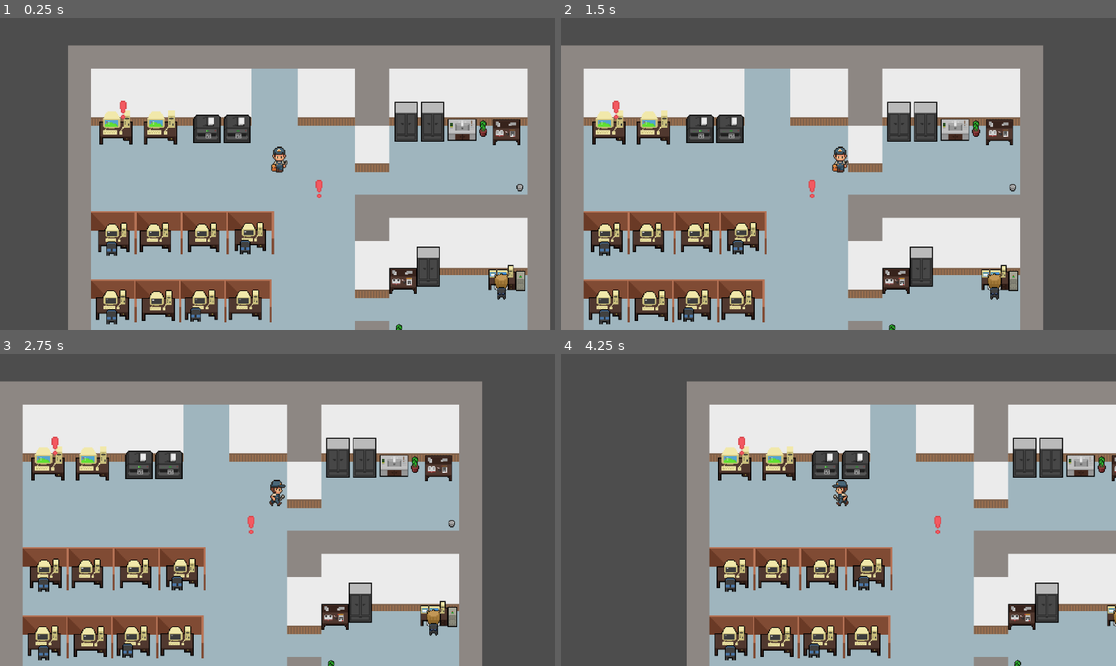
Above: before the commit, frames 1-4 (two rows, left to right).
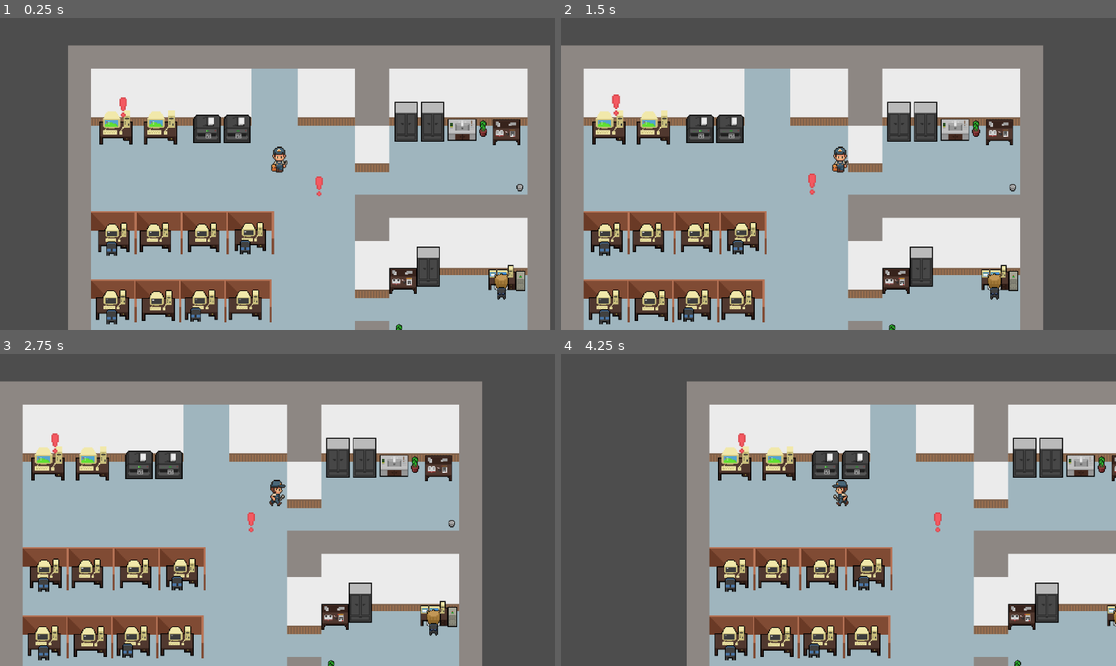
Above: after the commit, the same moments.

Repository: Lenni707/gamejam
Game: Godot game, scene res://Scenes/game.tscn
The game is run twice, just before and just after one commit, with the same random seed, the same clock (stepped at 60 frames per second) and the same inputs.
Inputs (mouse positions are in pixels of both pictures, inside the frame that each line leads up to):
- Up to frame 1 (0.25 s): no input
- Up to frame 2 (1.5 s): tap Enter (ui_accept) at 0.5, 0.77 s; move the mouse to (960, 158) at 0.52 s; hold D (right) 0.53-1.25 s; hold E (Interagieren) 0.53-1.25 s; click (960, 158) at 0.67 s; drag from (727, 189) to (610, 120) at 1.27 s
- Up to frame 3 (2.75 s): move the mouse to (333, 441) at 2.02 s; hold D (right) from 2.03 s (still down); hold E (Interagieren) from 2.03 s (still down)
- Up to frame 4 (4.25 s): release D (right) at 2.75 s; release E (Interagieren) at 2.75 s; drag from (810, 572) to (672, 463) at 2.77 s; move the mouse to (1005, 556) at 3.52 s; hold A (left) from 3.53 s (still down); hold E (Interagieren) from 3.53 s (still down); tap Enter (ui_accept) at 3.77 s

The runs differ from the first frame. In frame 1, less than 0.1% of the frame differs, in the area x 21-59%, y 25-58%; in frame 2, 0.1%, in the area x 9-46%, y 24-58%; in frame 3, less than 0.1%; in frame 4, less than 0.1%.

Commit message:
added cool animation

Diff:
--- a/Scenes/alarm.tscn
+++ b/Scenes/alarm.tscn
@@ -6,14 +6,70 @@
 [sub_resource type="CircleShape2D" id="CircleShape2D_ck6sr"]
 radius = 28.0179
 
+[sub_resource type="Animation" id="Animation_ck6sr"]
+resource_name = "alarm"
+length = 0.5
+loop_mode = 2
+tracks/0/type = "value"
+tracks/0/imported = false
+tracks/0/enabled = true
+tracks/0/path = NodePath(".:position")
+tracks/0/interp = 1
+tracks/0/loop_wrap = true
+tracks/0/keys = {
+"times": PackedFloat32Array(0, 0.466667),
+"transitions": PackedFloat32Array(1, 1),
+"update": 0,
+"values": [Vector2(0, 0), Vector2(0, -7)]
+}
+tracks/1/type = "value"
+tracks/1/imported = false
+tracks/1/enabled = true
+tracks/1/path = NodePath(".:scale")
+tracks/1/interp = 1
+tracks/1/loop_wrap = true
+tracks/1/keys = {
+"times": PackedFloat32Array(0, 0.466667),
+"transitions": PackedFloat32Array(1, 1),
+"update": 0,
+"values": [Vector2(0.075, 0.075), Vector2(0.0860532, 0.0860532)]
+}
+
+[sub_resource type="Animation" id="Animation_q2sfq"]
+length = 0.001
+tracks/0/type = "value"
+tracks/0/imported = false
+tracks/0/enabled = true
+tracks/0/path = NodePath(".:position")
+tracks/0/interp = 1
+tracks/0/loop_wrap = true
+tracks/0/keys = {
+"times": PackedFloat32Array(0),
+"transitions": PackedFloat32Array(1),
+"update": 0,
+"values": [Vector2(0, 0)]
+}
+tracks/1/type = "value"
+tracks/1/imported = false
+tracks/1/enabled = true
+tracks/1/path = NodePath(".:scale")
+tracks/1/interp = 1
+tracks/1/loop_wrap = true
+tracks/1/keys = {
+"times": PackedFloat32Array(0),
+"transitions": PackedFloat32Array(1),
+"update": 0,
+"values": [Vector2(0.075, 0.075)]
+}
+
+[sub_resource type="AnimationLibrary" id="AnimationLibrary_hshy8"]
+_data = {
+&"RESET": SubResource("Animation_q2sfq"),
+&"alarm": SubResource("Animation_ck6sr")
+}
+
 [node name="Alarm" type="Node2D"]
 script = ExtResource("1_ck6sr")
-
-[node name="Sprite2D" type="Sprite2D" parent="."]
-scale = Vector2(0.075, 0.075)
-texture = ExtResource("2_ck6sr")
-
-[node name="AudioStreamPlayer2D-nohc machen" type="AudioStreamPlayer2D" parent="."]
 
 [node name="Area2D" type="Area2D" parent="."]
 
@@ -21,4 +77,16 @@
 position = Vector2(-8, 13)
 shape = SubResource("CircleShape2D_ck6sr")
 
+[node name="Sprite2D" type="Sprite2D" parent="."]
+scale = Vector2(0.075, 0.075)
+texture = ExtResource("2_ck6sr")
+
+[node name="AnimationPlayer" type="AnimationPlayer" parent="Sprite2D"]
+libraries = {
+&"": SubResource("AnimationLibrary_hshy8")
+}
+autoplay = "alarm"
+
+[node name="AudioStreamPlayer2D-nohc machen" type="AudioStreamPlayer2D" parent="."]
+
 [connection signal="body_entered" from="Area2D" to="." method="_on_area_2d_body_entered"]
Not shown: 1 places in Scenes/alarm.tscn that only renumber resources
